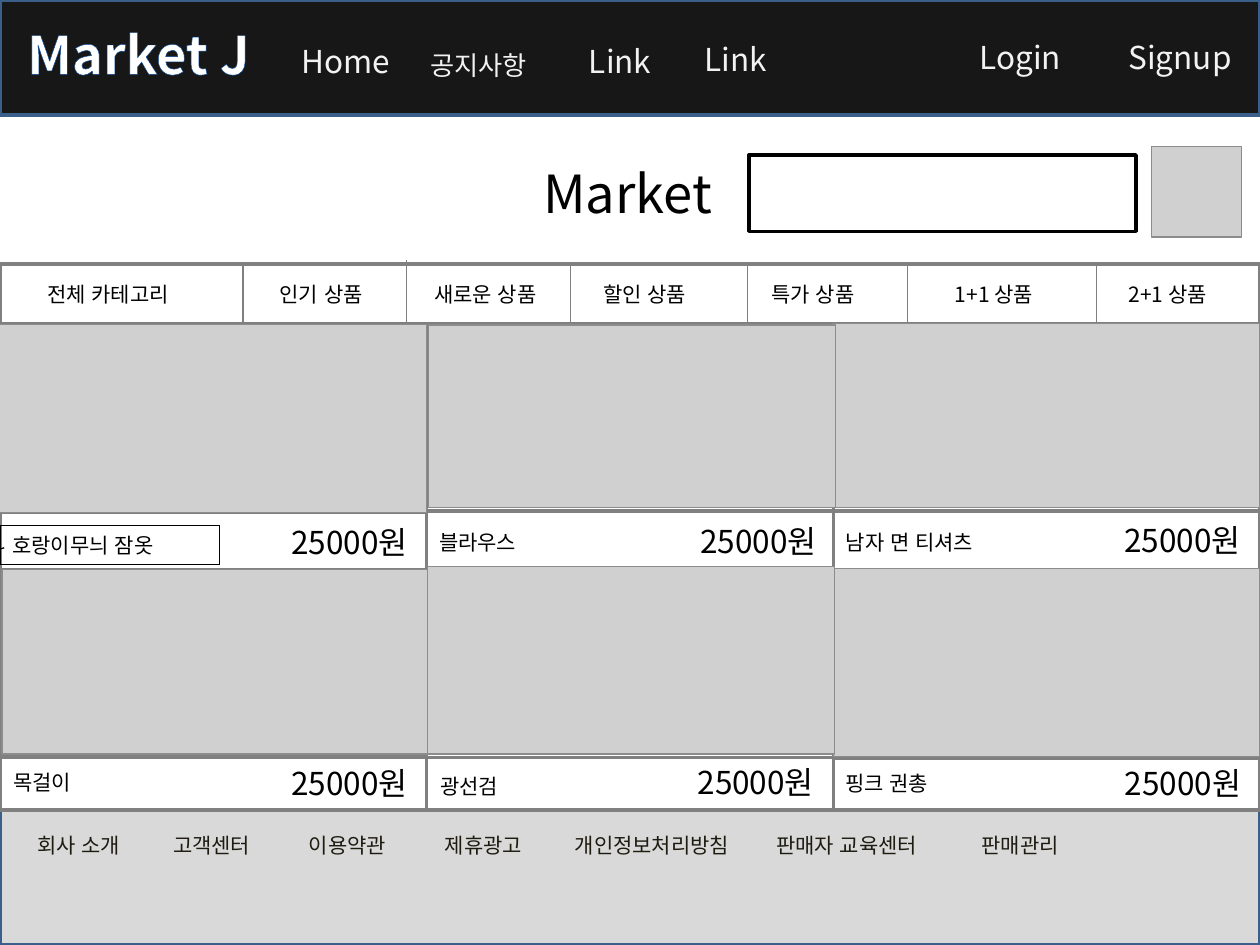
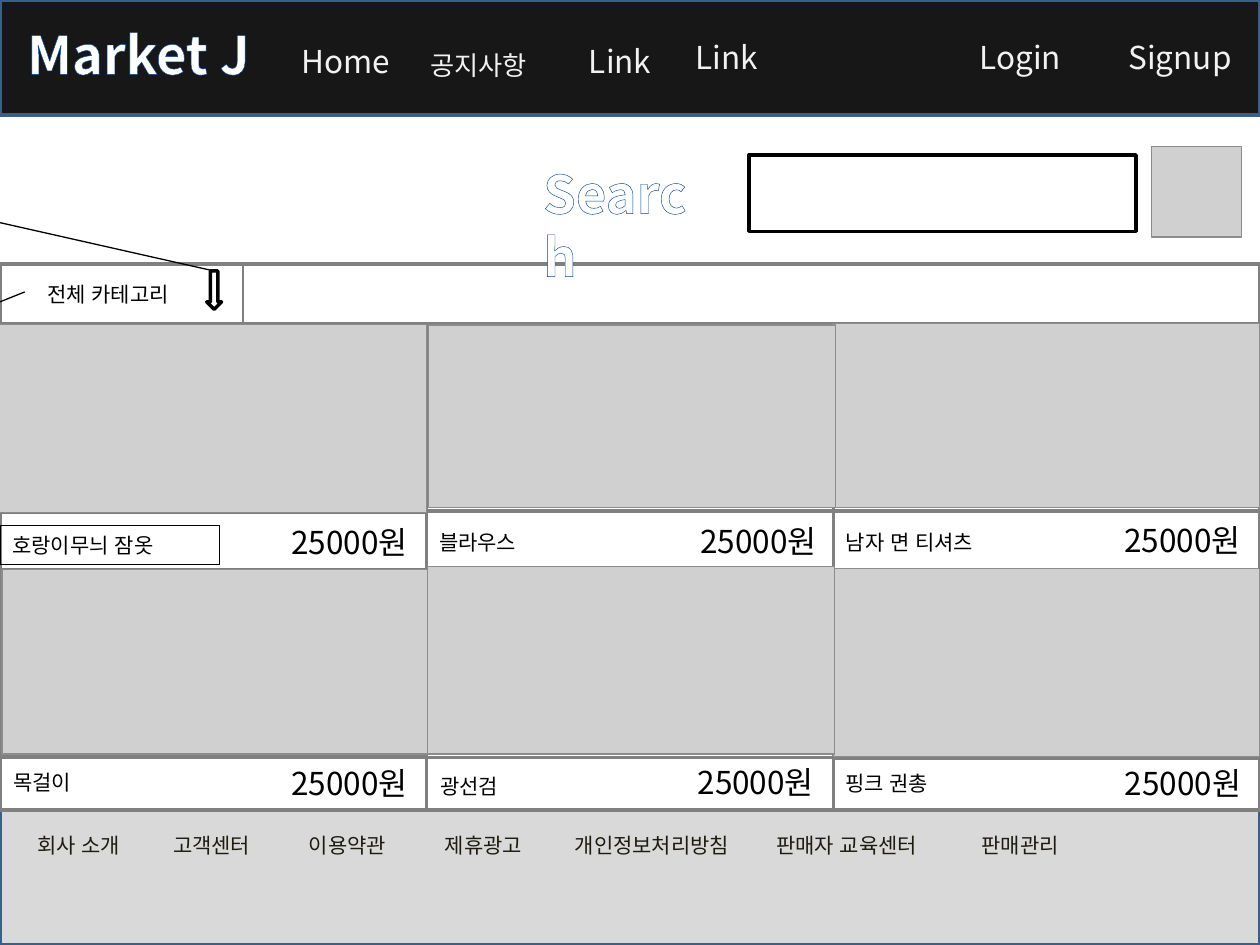
Before and after one commit to rosangels2/market, a slide deck: slide 1 of 포트폴리오/스토리보드/스토리보드.pptx. Drawn at 1260x945 pixels with LibreOffice and Linux fonts; fonts in the diff are those of the drawing; grey boxes stand for pictures. Boxes give left, top, right and bottom in pixels: in the first picture for what was removed or moved away, otherwise in the second. Text is boxed around its words. In the diff, an @@ line names an element or a change of style, - is before the commit and + after.

```diff
--- a/포트폴리오/스토리보드/스토리보드.pptx
+++ b/포트폴리오/스토리보드/스토리보드.pptx
@@ text "Link": place and size @@
-text "Link" at <box>704,46,766,71</box>
+text "Link" at <box>695,44,757,69</box>
@@ text at <box>543,171,712,214</box>: text changed; text colour #000000 to #FFFFFF; bold on @@
-Market
+Search
@@ arrow added from (214, 271) to (0, 214), #000000 0.75 pt @@
@@ line removed from (407, 260) to (407, 324) @@
@@ line removed from (571, 265) to (571, 324) @@
@@ line removed from (747, 265) to (747, 324) @@
@@ line removed from (907, 265) to (907, 324) @@
@@ line removed from (1096, 265) to (1096, 324) @@
@@ line moved from (0, 573) - (4, 548) to (25, 292) - (0, 324) @@
@@ line (25, 292) - (0, 324): line to arrow @@
@@ down arrow added at <box>207,271,222,309</box>, fill #FFFFFF, outline #000000 2 pt @@
@@ text removed at <box>280,284,363,304</box> @@
-인기 상품
@@ text removed at <box>434,284,537,304</box> @@
-새로운 상품
@@ text removed at <box>603,284,687,304</box> @@
-할인 상품
@@ text removed at <box>771,284,855,304</box> @@
-특가 상품
@@ text removed at <box>955,284,1034,304</box> @@
-1+1 상품
@@ text removed at <box>1129,284,1207,304</box> @@
-2+1 상품
```
Also in this commit, not shown: 10 other slides changed, 14 slides added, 18 slides removed.
